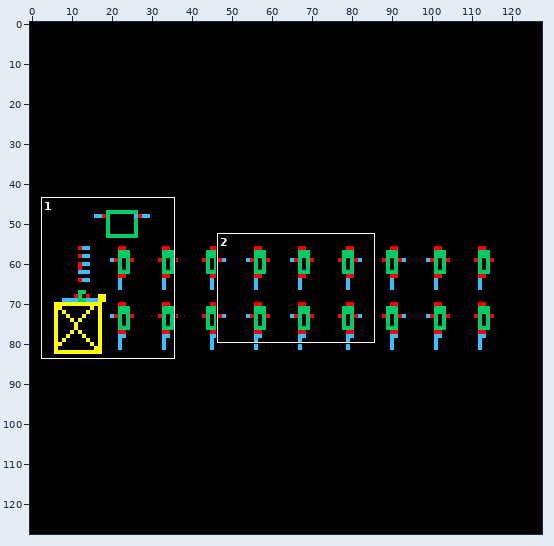
A sprite sheet gets an edit: IC_CAD/cadence/Tic-tac-toe/memArray/schematic/thumbnail_128x128.png. Above: a wide view before the commit, with the close-up outlined.
Close-up. Before the commit:
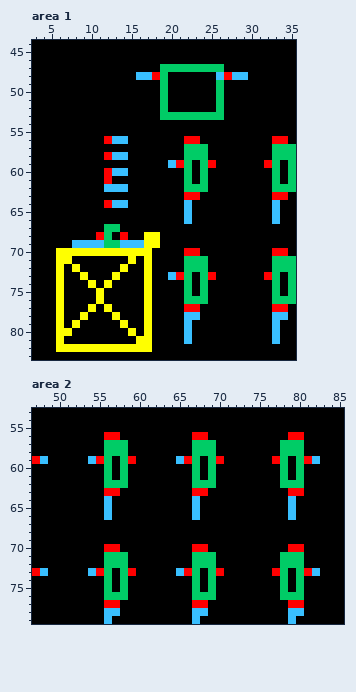
The file is 128x128 pixels. Shown: area 1: x 3..35, y 44..83; area 2: x 47..85, y 53..79.
New version:
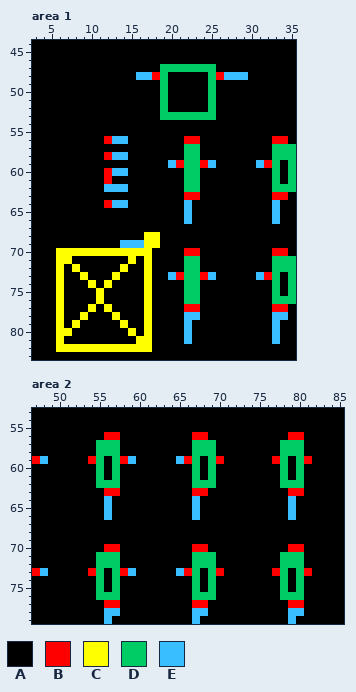
Palette (. is transparent): A #000000  B #ff0000  C #ffff00  D #00cc66  E #39bfff
Changes in this commit:
{"where": "area 1"}
{"y":47,"x":26,"old":"D","new":"A"}
{"y":48,"x":25,"old":"AEB","new":"DBE"}
{"y":49,"x":25,"old":"AD","new":"DA"}
{"y":50,"x":25,"old":"AD","new":"DA"}
{"y":51,"x":25,"old":"AD","new":"DA"}
{"y":52,"x":25,"old":"AD","new":"DA"}
{"y":53,"x":26,"old":"D","new":"A"}
{"y":57,"x":24,"old":"D","new":"A"}
{"y":58,"x":24,"old":"D","new":"A"}
{"y":59,"x":23,"old":"ADB","new":"DBE"}
{"y":59,"x":31,"old":"A","new":"E"}
{"y":60,"x":23,"old":"AD","new":"DA"}
{"y":61,"x":23,"old":"AD","new":"DA"}
{"y":62,"x":24,"old":"D","new":"A"}
{"y":67,"x":12,"old":"DD","new":"AA"}
{"y":68,"x":11,"old":"BD","new":"AA"}
{"y":68,"x":14,"old":"B","new":"A"}
{"y":69,"x":8,"old":"EEEEDD","new":"AAAAAA"}
{"y":71,"x":24,"old":"D","new":"A"}
{"y":72,"x":24,"old":"D","new":"A"}
{"y":73,"x":23,"old":"ADB","new":"DBE"}
{"y":73,"x":31,"old":"A","new":"E"}
{"y":74,"x":23,"old":"AD","new":"DA"}
{"y":75,"x":23,"old":"AD","new":"DA"}
{"y":76,"x":24,"old":"D","new":"A"}
{"where": "area 2"}
{"y":57,"x":55,"old":"A","new":"D"}
{"y":57,"x":58,"old":"D","new":"A"}
{"y":58,"x":55,"old":"A","new":"D"}
{"y":58,"x":58,"old":"D","new":"A"}
{"y":59,"x":54,"old":"EBDADB","new":"BDADBE"}
{"y":59,"x":82,"old":"E","new":"A"}
{"y":60,"x":55,"old":"ADAD","new":"DADA"}
{"y":61,"x":55,"old":"ADAD","new":"DADA"}
{"y":62,"x":55,"old":"A","new":"D"}
{"y":62,"x":58,"old":"D","new":"A"}
{"y":71,"x":55,"old":"A","new":"D"}
{"y":71,"x":58,"old":"D","new":"A"}
{"y":72,"x":55,"old":"A","new":"D"}
{"y":72,"x":58,"old":"D","new":"A"}
{"y":73,"x":54,"old":"EBDADB","new":"BDADBE"}
{"y":73,"x":82,"old":"E","new":"A"}
{"y":74,"x":55,"old":"ADAD","new":"DADA"}
{"y":75,"x":55,"old":"ADAD","new":"DADA"}
{"y":76,"x":55,"old":"A","new":"D"}
{"y":76,"x":58,"old":"D","new":"A"}
